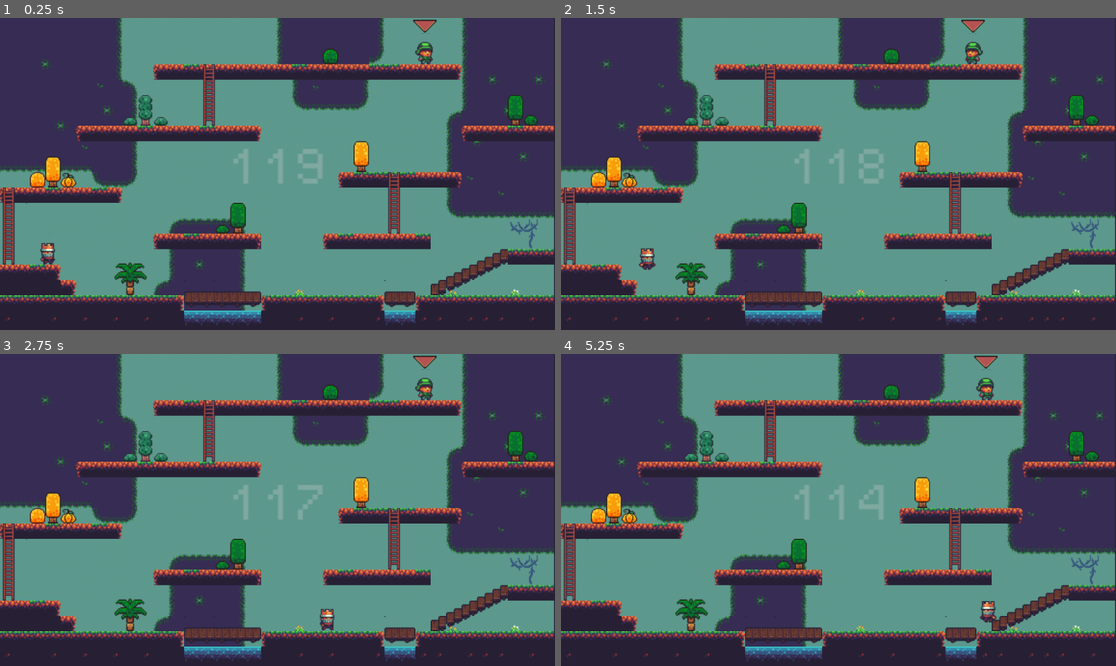
Above: before the commit, frames 1-4 (two rows, left to right).
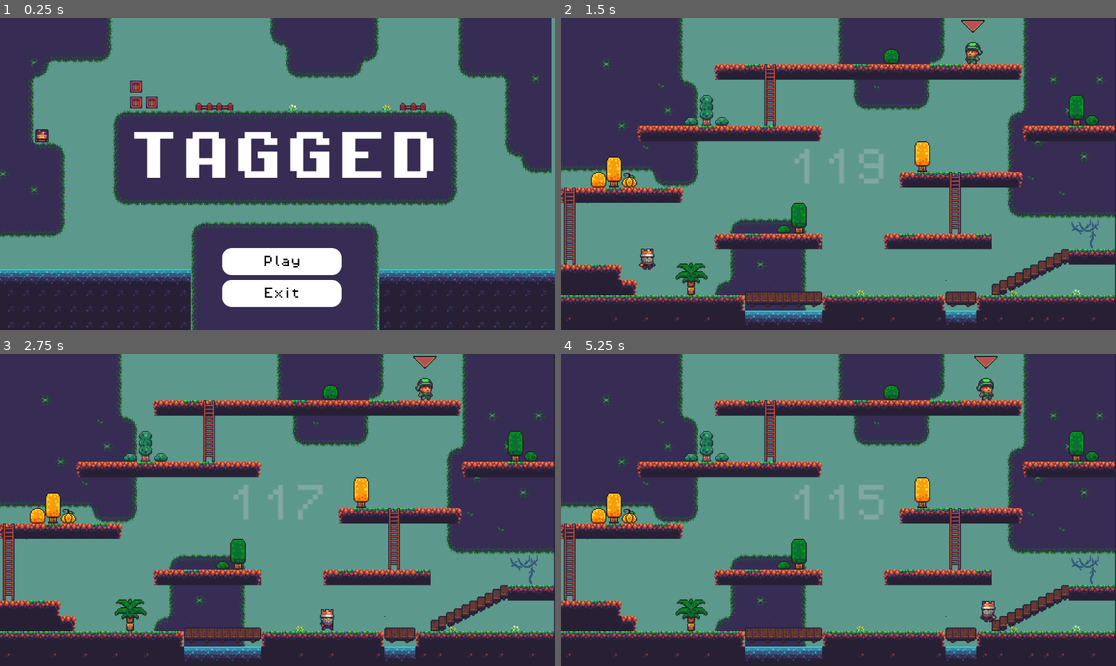
Above: after the commit, the same moments.

Repository: TheLinuxGuy-ssh/Tagged
Game: Godot game, scene res://scenes/menu.tscn
Two runs of this game, one before a commit and one after it. Both use one fixed random seed, a clock stepped at 60 frames per second and the inputs below. Before the commit the project starts from res://scenes/world.tscn.
Inputs (mouse positions are in pixels of both pictures, inside the frame that each line leads up to):
- Up to frame 1 (0.25 s): no input
- Up to frame 2 (1.5 s): click (844, 261) at 0.5 s, where only the run after the commit has a clickable "Play"; tap Enter at 1.25 s; hold D (move_right_1) from 1.28 s (still down); tap Left (move_left_2) at 1.35 s
- Up to frame 3 (2.75 s): keep holding D (move_right_1); tap W (jump_1) at 1.52, 2.27 s; tap Right (move_right_2) at 2.1 s
- Up to frame 4 (5.25 s): release D (move_right_1) at 2.78 s; hold A (move_left_1) 2.78-3.53 s; tap Left (move_left_2) at 2.85, 4.35 s; hold D (move_right_1) 3.53-5.03 s; tap Right (move_right_2) at 3.6, 5.1 s; tap W (jump_1) at 3.77, 4.52 s; hold A (move_left_1) from 5.03 s (still down)

The runs differ from the first frame. In frame 1, 59% of the frame differs, in the area x 0-100%, y 0-100%; in frame 2, 2.1%; in frame 3, 2.1%; in frame 4, 2.3%.

Commit message:
project settings updated

Diff:
--- a/project.godot
+++ b/project.godot
@@ -11,13 +11,17 @@
 [application]
 
 config/name="Tagged"
-run/main_scene="uid://bxsjtinb4ab8w"
+run/main_scene="uid://2jccqg1n568o"
 config/features=PackedStringArray("4.4", "GL Compatibility")
 config/icon="res://icon.svg"
 
 [autoload]
 
 Global="*res://scenes/global.gd"
+
+[display]
+
+window/size/mode=3
 
 [global_group]
 
@@ -61,5 +65,6 @@
 
 [rendering]
 
+textures/canvas_textures/default_texture_filter=0
 renderer/rendering_method="gl_compatibility"
 renderer/rendering_method.mobile="gl_compatibility"
